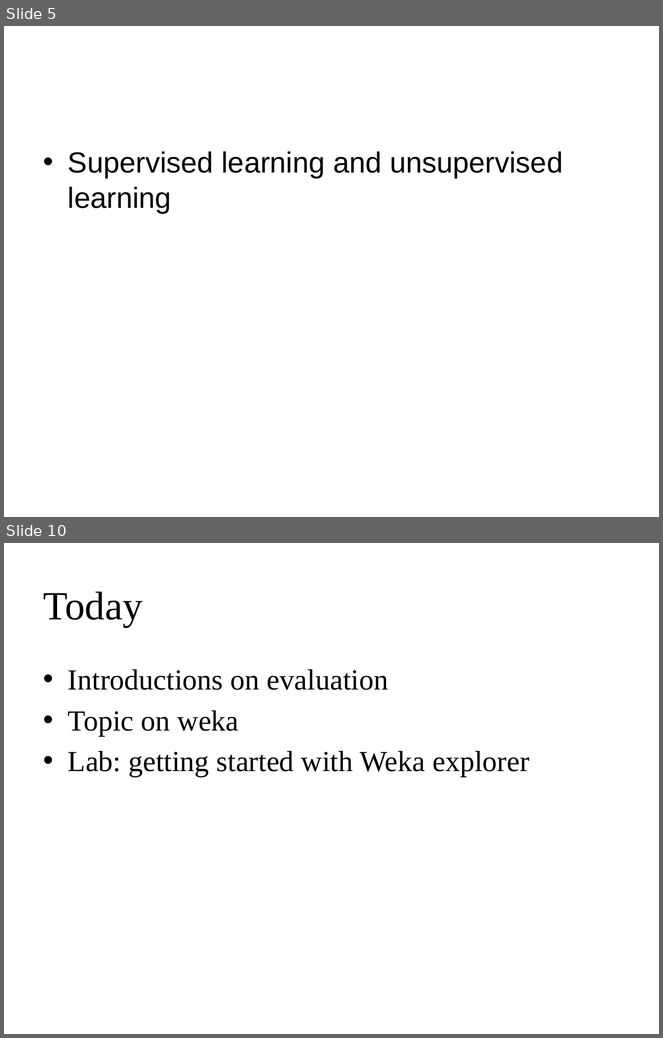
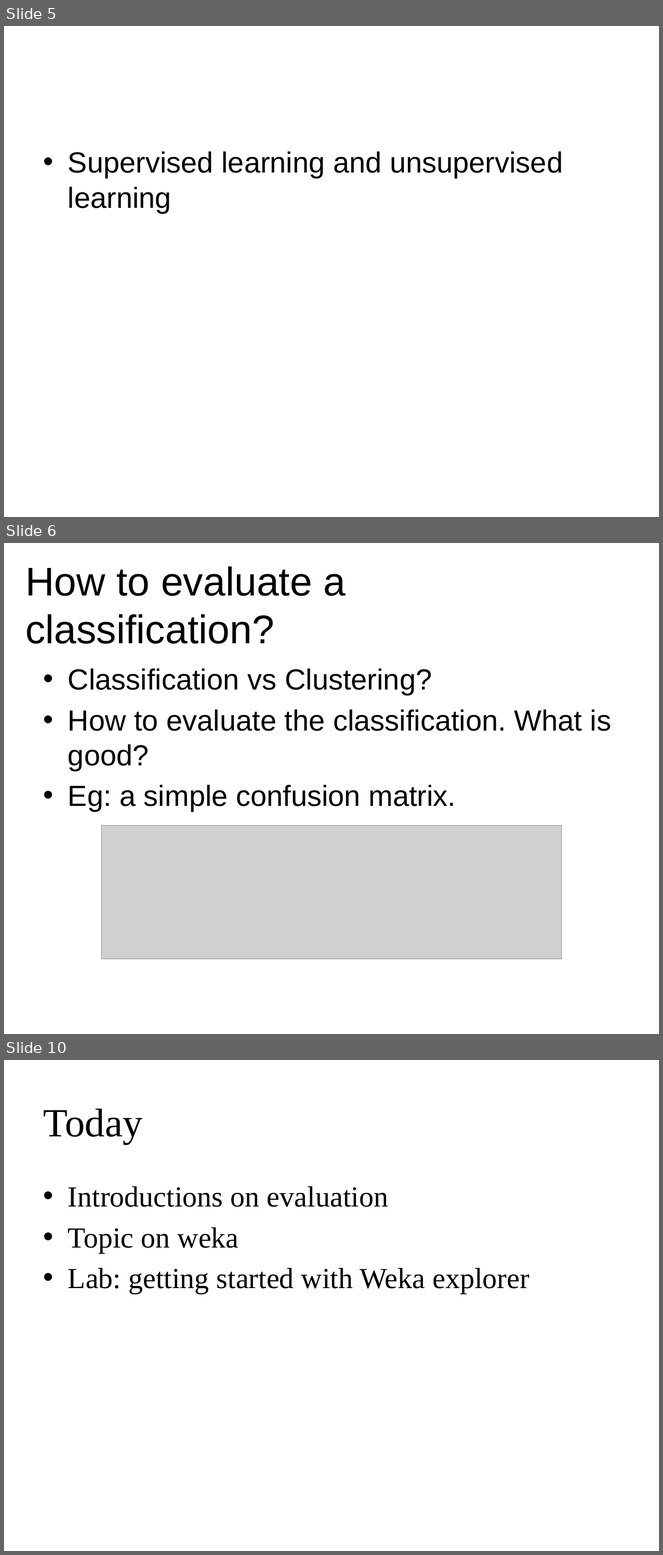
Before and after one commit to yingjun2/IS590dt-19SP, a slide deck: slides_week3.pptx. Shown one above the other, each under a label of ours: slides 5 and 10 before the commit, slides 5, 6 and 10 after it; the slides between them are not shown. The pictures are 663x1038 and 663x1555 pixels, drawn with LibreOffice and Linux fonts; fonts in the diff are those of the drawing; grey boxes stand for pictures; background and template pictures are left out. Boxes give left, top, right and bottom in pixels: in the first picture for what was removed or moved away, otherwise in the second. Text is boxed around its words. In the diff, an @@ line names an element or a change of style, - is before the commit and + after.

```diff
--- a/slides_week3.pptx
+++ b/slides_week3.pptx
@@ slide 6 added at (4, 543, 659, 1034), background picture (left out) @@
@@ title added at (25, 566, 346, 644), 44 pt, text #000000 @@
+How to evaluate a classification?
@@ text added at (68, 668, 611, 812), 32 pt, text #000000 @@
+• Classification vs Clustering?
+• How to evaluate the classification. What is good?
+• Eg: a simple confusion matrix.
@@ picture added at (102, 825, 561, 959) @@
```
Also in this commit, not shown: 1 other slide added, 1 slide removed.
